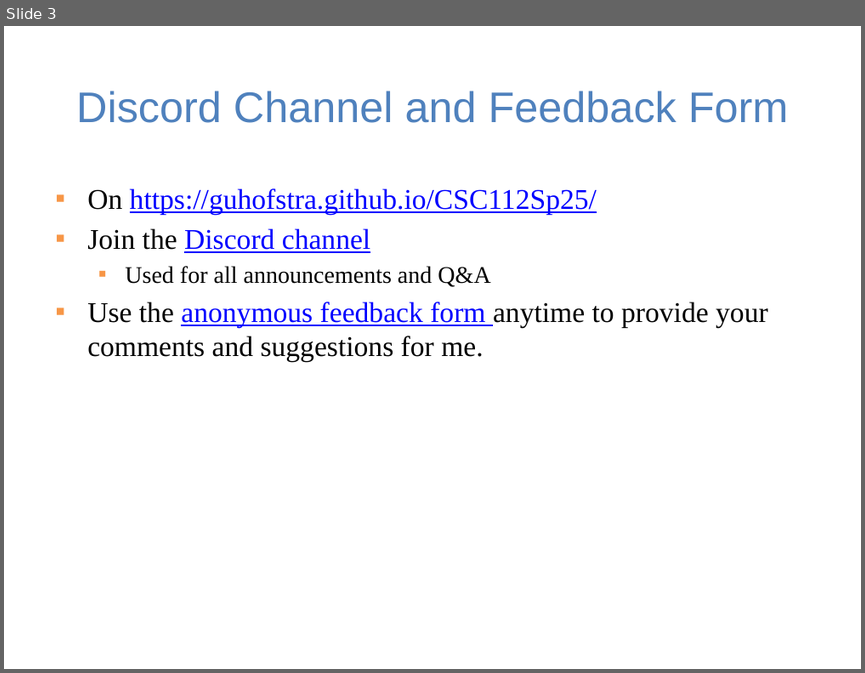
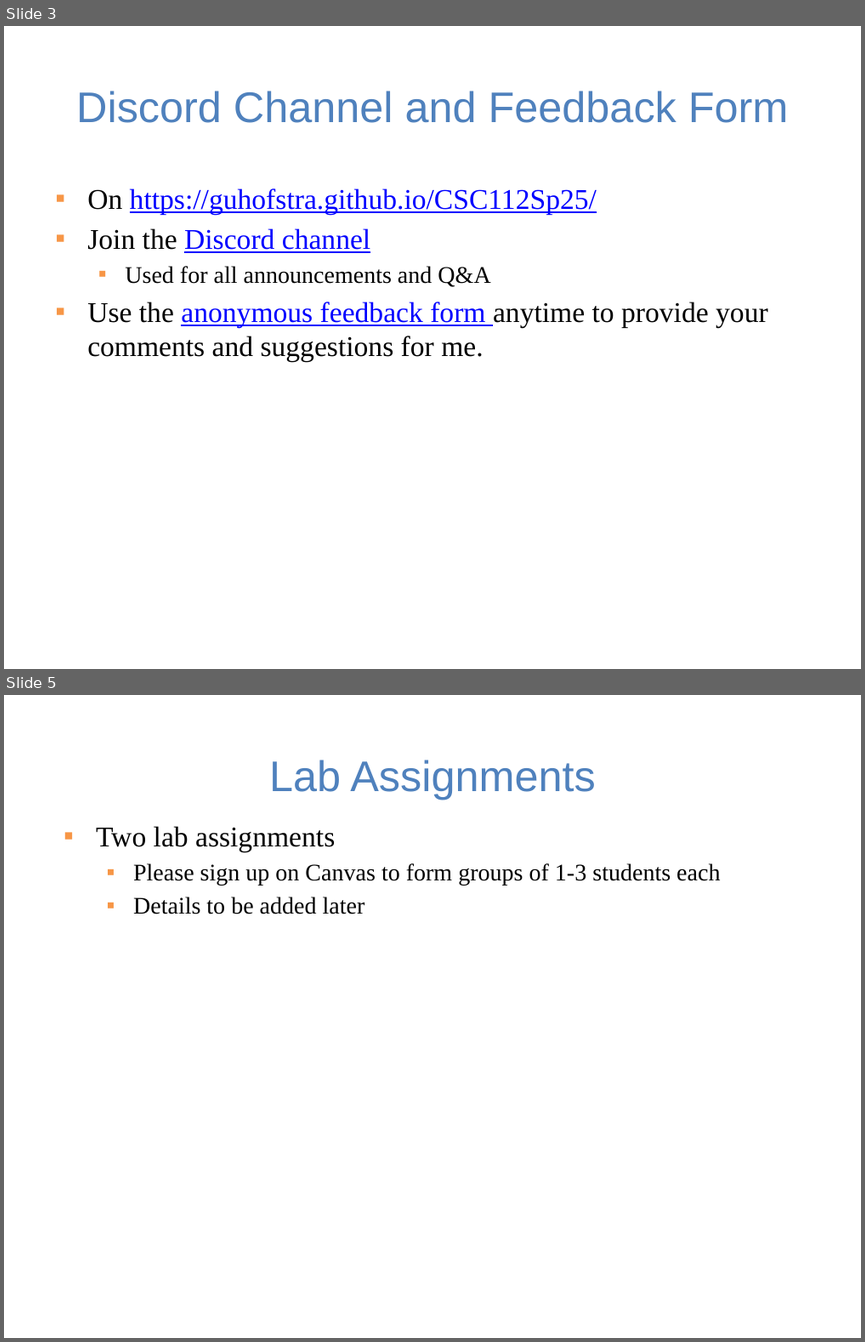
Before and after one commit to guhofstra/CSC256Fa25, a slide deck: PPTs/Lecture 0-course overview.pptx. Shown one above the other, each under a label of ours: slide 3 before the commit, slides 3 and 5 after it; the slides between them are not shown. The pictures are 865x673 and 865x1342 pixels, drawn with LibreOffice and Linux fonts; fonts in the diff are those of the drawing. Boxes give left, top, right and bottom in pixels: in the first picture for what was removed or moved away, otherwise in the second. Text is boxed around its words. In the diff, an @@ line names an element or a change of style, - is before the commit and + after.

```diff
--- a/PPTs/Lecture 0-course overview.pptx
+++ b/PPTs/Lecture 0-course overview.pptx
@@ slide 5 added at [4,695,861,1338], background #FFFFFF @@
@@ title added at [269,760,595,800], 36 pt, text #4F81BD @@
+Lab Assignments
@@ text added at [96,826,720,914], 20 pt, text #000000 @@
+▪ Two lab assignments
+  ▪ Please sign up on Canvas to form groups of 1-3 students each
+  ▪ Details to be added later
```
Also in this commit, not shown: 3 slides changed, 26 other files.
